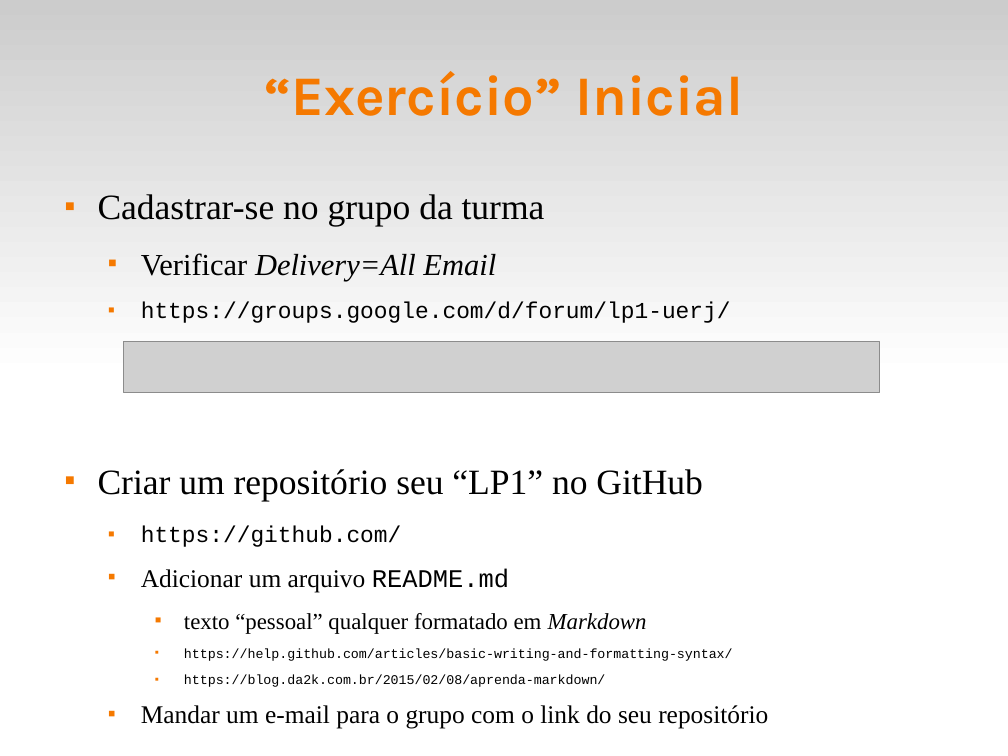
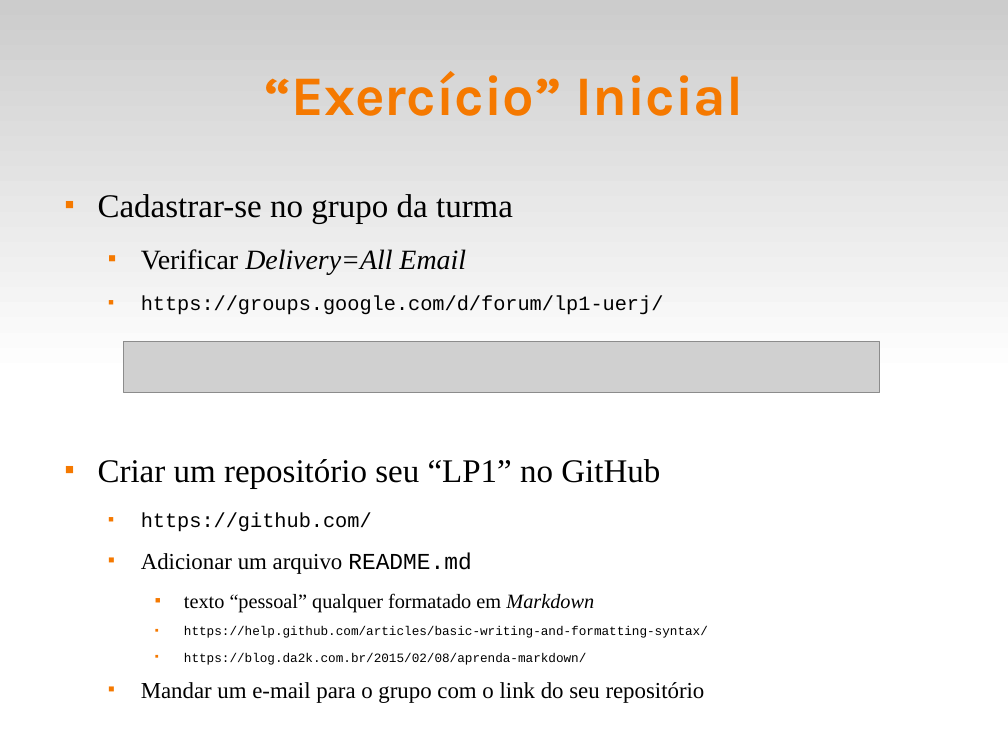
Before and after one commit to fsantanna-uerj/LP1, a slide deck: slide 8 of Slides/lp1-00-intro.odp. Drawn at 1008x756 pixels with LibreOffice and Linux fonts; fonts in the diff are those of the drawing; grey boxes stand for pictures. Boxes give left, top, right and bottom in pixels: in the first picture for what was removed or moved away, otherwise in the second. Text is boxed around its words. In the diff, an @@ line names an element or a change of style, - is before the commit and + after.

```diff
--- a/Slides/lp1-00-intro.odp
+++ b/Slides/lp1-00-intro.odp
@@ text "Cadastrar-se no grupo da turma" at [98,194,708,703]: size 28 to 26 pt in "Cadastrar-se no grupo da turma", "Criar um repositório seu “LP1” no GitHub"; size 24 to 22 pt in "Verificar Delivery=All Email"; size 18 to 16 pt in "https://groups.google.com/d/forum/lp1-uerj/", "https://github.com/", "texto “pessoal” qualquer formatado em Markdown"; size 20 to 18 pt in "Adicionar um arquivo README.md", "Mandar um e-mail para o grupo com ..."; size 10.5 to 10 pt in "https://help.github.com/articles/basic-writing-and-formattin ...", "https://blog.da2k.com.br/2015/02/08/aprenda-markdown/" @@
```
Also in this commit, not shown: 1 other slide changed, 4 other files.
